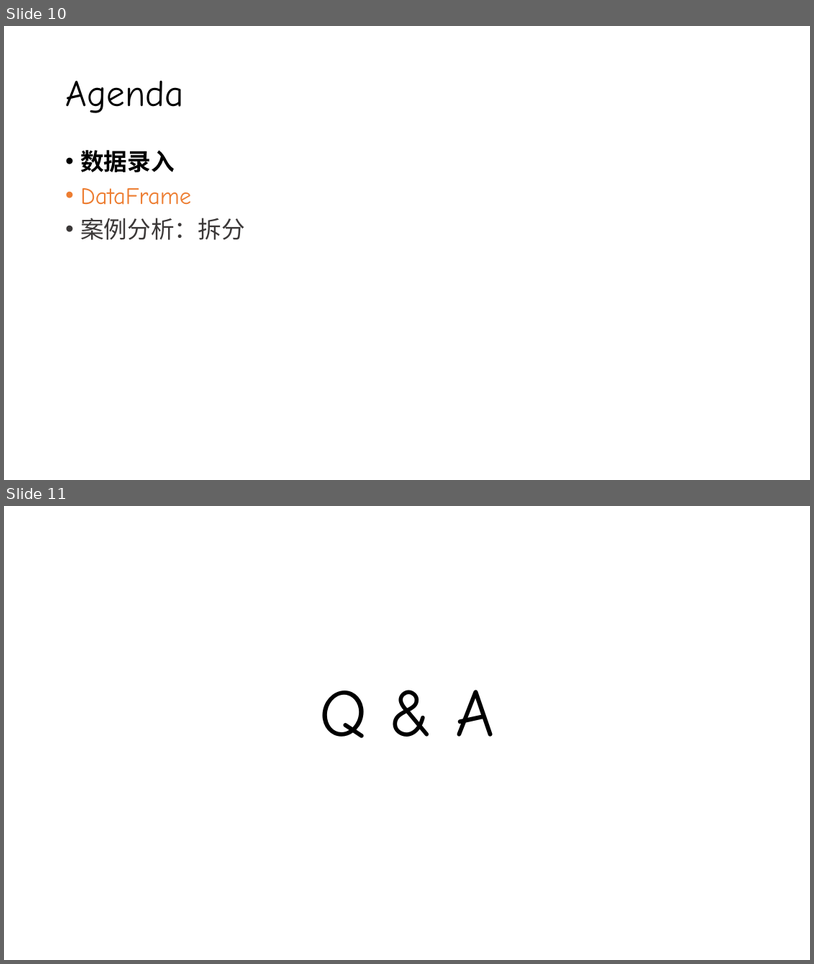
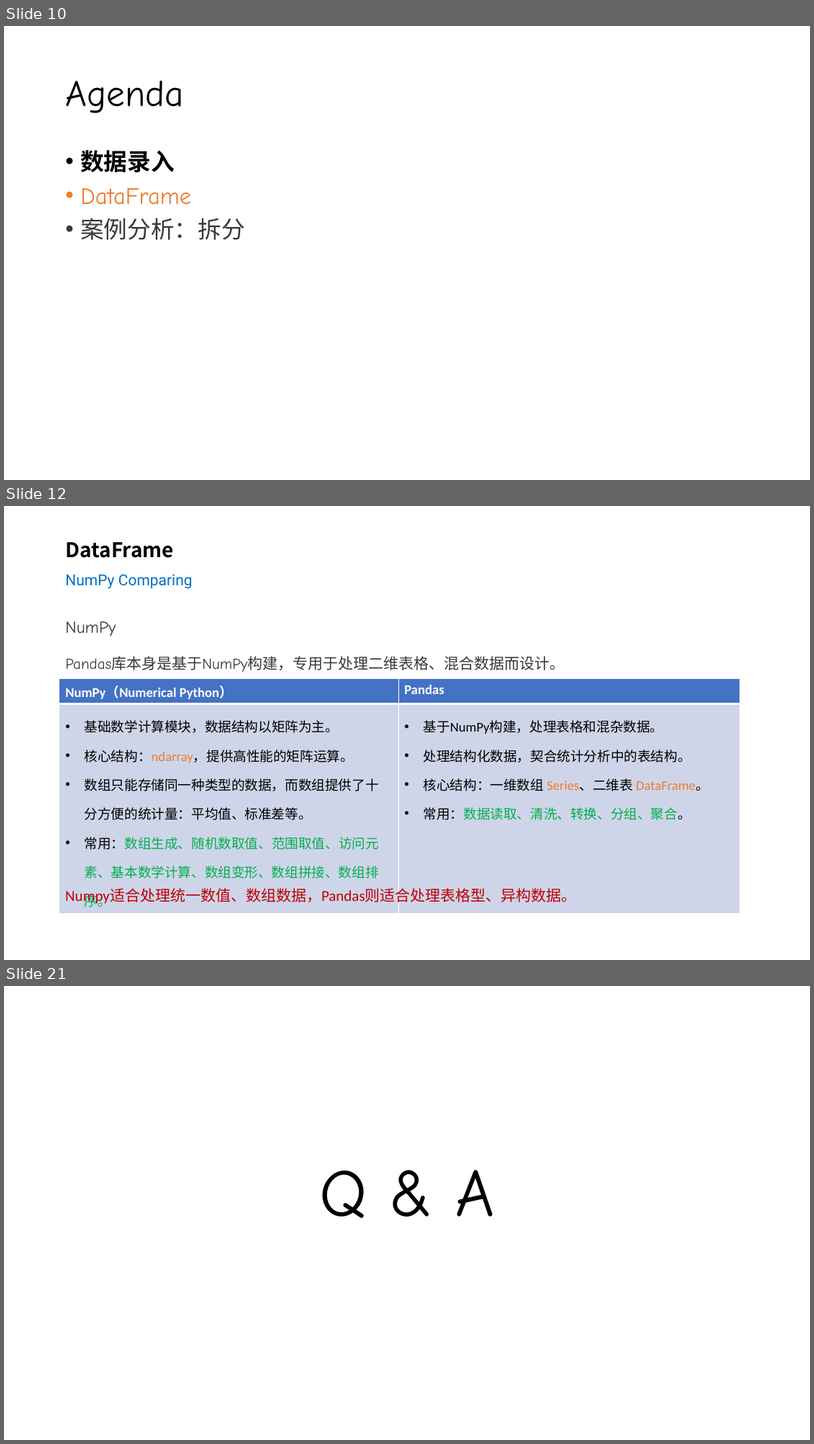
Before and after one commit to silentbalanceyh/cda-exam, a slide deck: ppt/02.二分类.pptx. Shown one above the other, each under a label of ours: slides 10 and 11 before the commit, slides 10, 12 and 21 after it; the slides between them are not shown. The pictures are 814x964 and 814x1444 pixels, drawn with LibreOffice and Linux fonts; fonts in the diff are those of the drawing; background and template pictures are left out. Boxes give left, top, right and bottom in pixels: in the first picture for what was removed or moved away, otherwise in the second. Text is boxed around its words. In the diff, an @@ line names an element or a change of style, - is before the commit and + after.

```diff
--- a/ppt/02.二分类.pptx
+++ b/ppt/02.二分类.pptx
@@ slide 12 added at (x1=4, y1=506, x2=810, y2=960), background #FFFFFF @@
@@ title added at (x1=65, y1=542, x2=193, y2=589), 18 pt, text #0070C0 @@
+DataFrame
+NumPy Comparing
@@ text added at (x1=65, y1=621, x2=565, y2=672), 18 pt, text #3B3838 @@
+NumPy
+Pandas库本身是基于NumPy构建，专用于处理二维表格、混合数据而设计。
@@ table added at (x1=59, y1=678, x2=741, y2=910), 2 rows, 2 columns @@
+NumPy（Numerical Python） | Pandas
+基础数学计算模块，数据结构以矩阵为主。 / 核心结构：ndarray，提供高性能的矩阵运算。 / 数组只能存储同一种类型的数据，而数组提供了十分方便的统计量：平均值、标准差等。 / 常用：数组生成、随机数取值、范围取值、访问元素、基本数学计算、数组变形、数组拼接、数组排序。 | 基于NumPy构建，处理表格和混杂数据。 / 处理结构化数据，契合统计分析中的表结构。 / 核心结构：一维数组 Series、二维表 DataFrame。 / 常用：数据读取、清洗、转换、分组、聚合。
@@ text added at (x1=65, y1=888, x2=577, y2=906), 18 pt, text #C00000 @@
+Numpy适合处理统一数值、数组数据，Pandas则适合处理表格型、异构数据。
@@ what was slide 11 is now slide 21 @@
```
Also in this commit, not shown: 9 other slides added.
